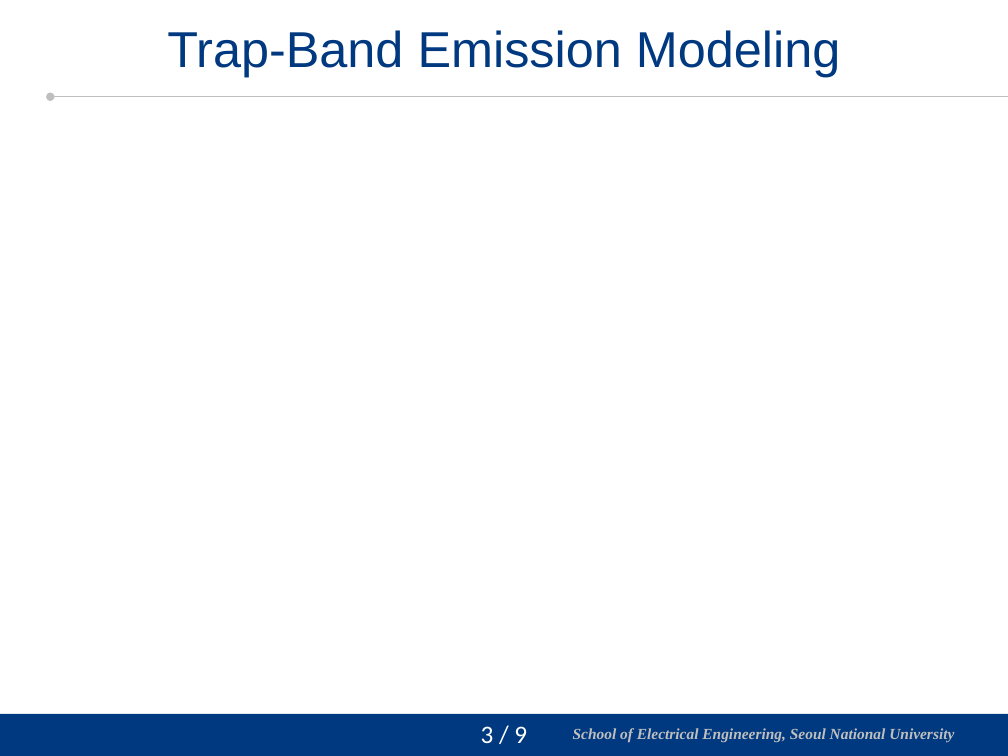
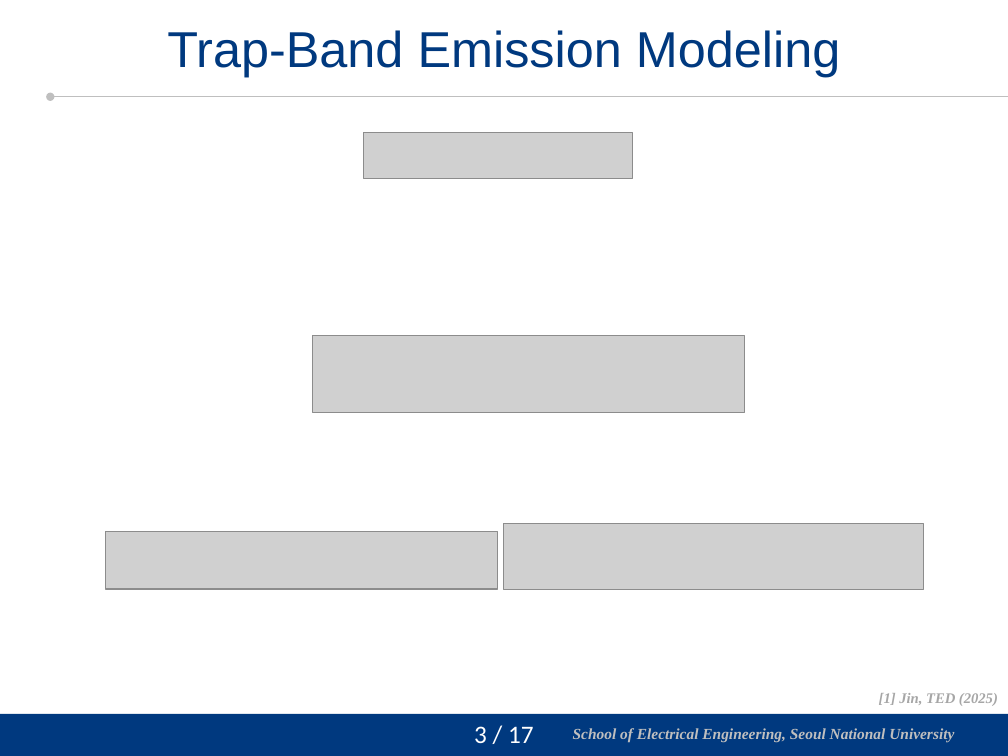
Before and after one commit to vectorcont62-dev/Graduation-SNU-MS, a slide deck: slide 4 of 진명 석사졸업 연구 정리.pptx. Drawn at 1008x756 pixels with LibreOffice and Linux fonts; fonts in the diff are those of the drawing; grey boxes stand for pictures; background and template pictures are left out. Boxes give left, top, right and bottom in pixels: in the first picture for what was removed or moved away, otherwise in the second. Text is boxed around its words. In the diff, an @@ line names an element or a change of style, - is before the commit and + after.

Commit message:
Changed a bit at home. 17 slides total target, modeling of EDL is main: detailed Poisson in multilayers + Vt calculation optimization by determinants.

```diff
--- a/진명 석사졸업 연구 정리.pptx
+++ b/진명 석사졸업 연구 정리.pptx
@@ picture added at <box>363,133,632,178</box> @@
@@ picture added at <box>312,336,745,412</box> @@
@@ picture added at <box>106,531,498,589</box> @@
@@ picture added at <box>504,524,923,590</box> @@
@@ text added at <box>879,693,998,706</box>, 10.5 pt, text #A6A6A6, bold, italic @@
+[1] Jin, TED (2025)
@@ page number at <box>474,726,534,743</box>: text changed @@
-3 / 9
+3 / 17
```
Also in this commit, not shown: 12 other slides changed, 1 slide added, 1 slide removed, 1 other file.
